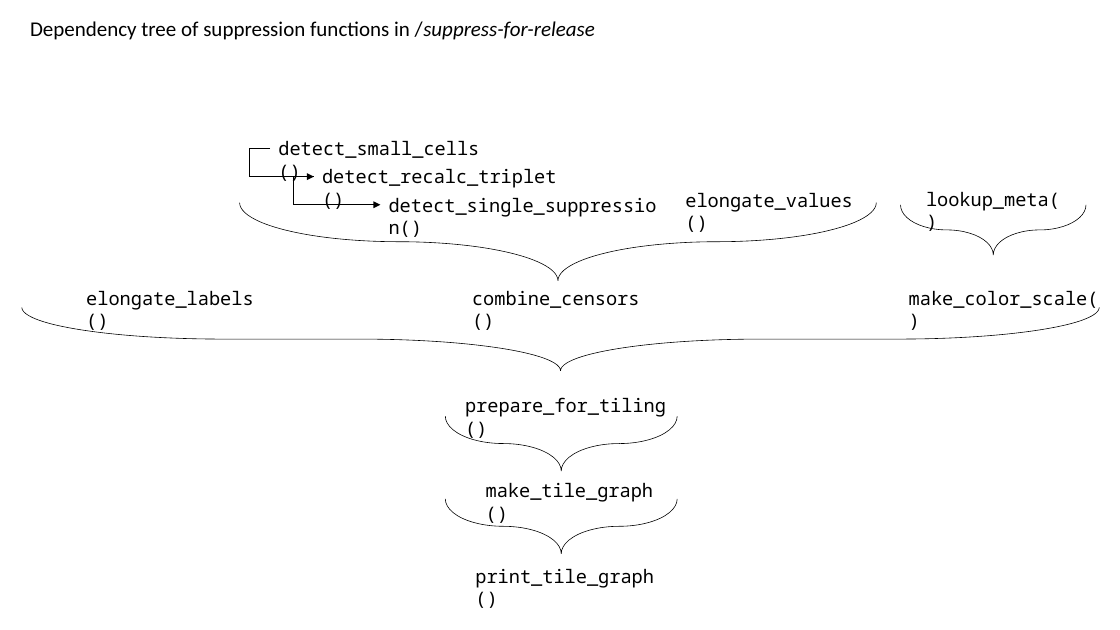
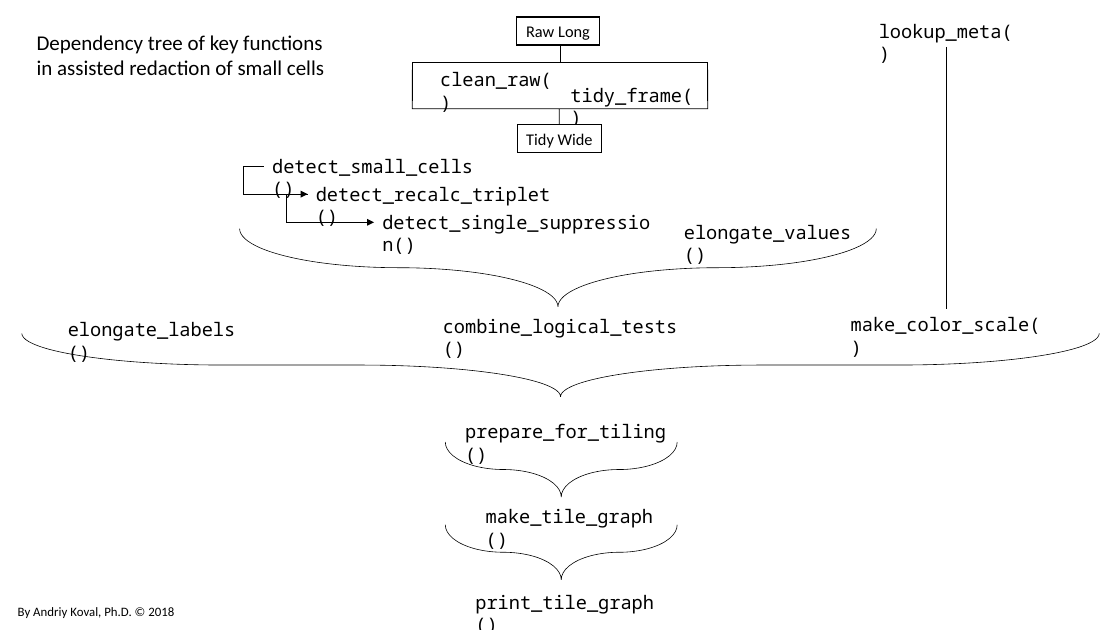
Before and after one commit to IHACRU/suppress-for-release, a slide deck: slide 3 of libs/materials/suppress-for-release-image-support.pptx. Drawn at 1120x630 pixels with LibreOffice and Linux fonts; fonts in the diff are those of the drawing. Boxes give left, top, right and bottom in pixels: in the first picture for what was removed or moved away, otherwise in the second. Text is boxed around its words. In the diff, an @@ line names an element or a change of style, - is before the commit and + after.

```diff
--- a/libs/materials/suppress-for-release-image-support.pptx
+++ b/libs/materials/suppress-for-release-image-support.pptx
@@ group added at box(412, 17, 708, 153): 2 texts, 2 right braces, 2 rectangles @@
+clean_raw()
+tidy_frame()
+Tidy Wide
+Raw Long
@@ text "lookup_meta()": place and size @@
-text "lookup_meta()" at box(926, 191, 1060, 211)
+text "lookup_meta()" at box(879, 23, 1013, 43)
@@ text at box(37, 35, 324, 75): text changed @@
-Dependency tree of suppression functions in /suppress-for-release
+Dependency tree of key functions
+in assisted redaction of small cells
@@ line added from (946, 47) to (946, 309), #000000 0.5 pt @@
@@ elbow arrow moved from (271, 149) - (314, 176) to (264, 166) - (308, 194) @@
@@ text "detect_small_cells()": place and size @@
-text "detect_small_cells()" at box(278, 140, 479, 158)
+text "detect_small_cells()" at box(272, 158, 473, 176)
@@ 2 texts, 1 elbow arrow: place and size @@
-2 texts, 1 elbow arrow at box(293, 168, 657, 217)
+2 texts, 1 elbow arrow at box(287, 186, 650, 234)
@@ right brace removed at box(901, 205, 1087, 255) @@
@@ 4 right braces, 3 texts: place and size @@
-4 right braces, 3 texts at box(22, 203, 1100, 588)
+4 right braces, 3 texts at box(22, 229, 1100, 614)
@@ text "elongate_values()": place and size @@
-text "elongate_values()" at box(685, 192, 852, 212)
+text "elongate_values()" at box(684, 224, 851, 244)
@@ text "elongate_labels()": place and size @@
-text "elongate_labels()" at box(86, 290, 253, 310)
+text "elongate_labels()" at box(68, 321, 235, 341)
@@ text at box(443, 318, 677, 338): text changed @@
-combine_censors()
+combine_logical_tests()
@@ text "make_color_scale()": place and size @@
-text "make_color_scale()" at box(909, 290, 1099, 311)
+text "make_color_scale()" at box(851, 316, 1041, 334)
@@ text added at box(18, 607, 174, 618), 11 pt, text #000000 @@
+By Andriy Koval, Ph.D. © 2018
```
Also in this commit, not shown: 1 other slide changed, 4 other files.
